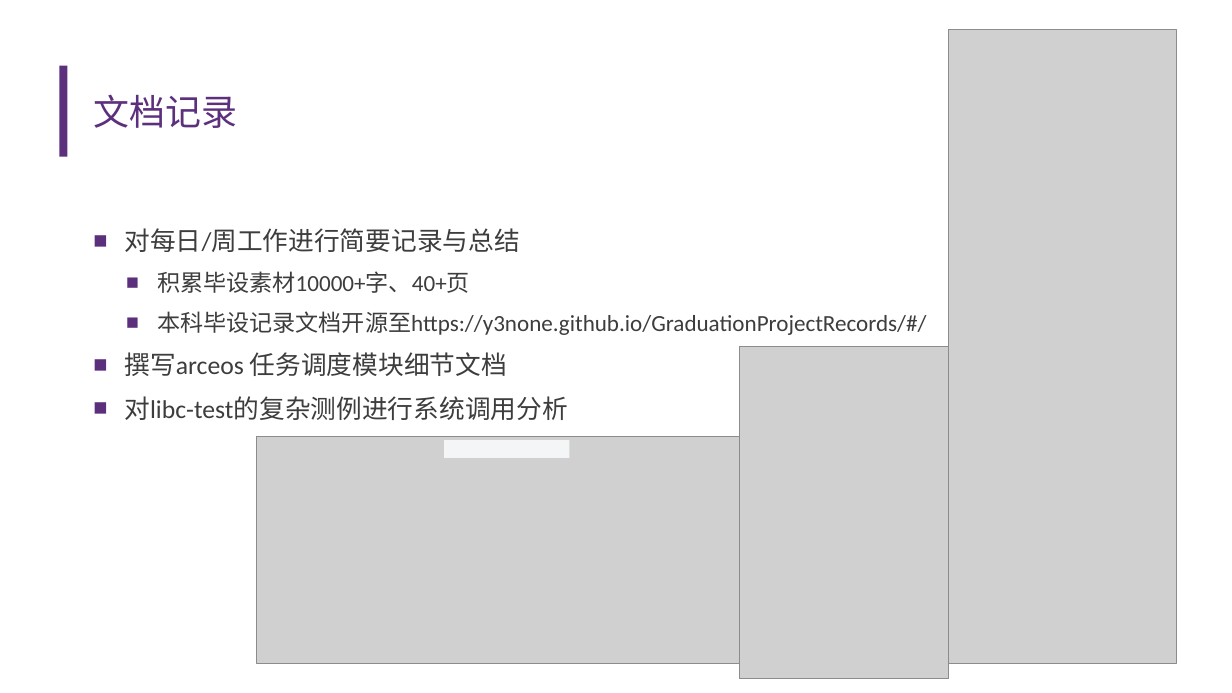
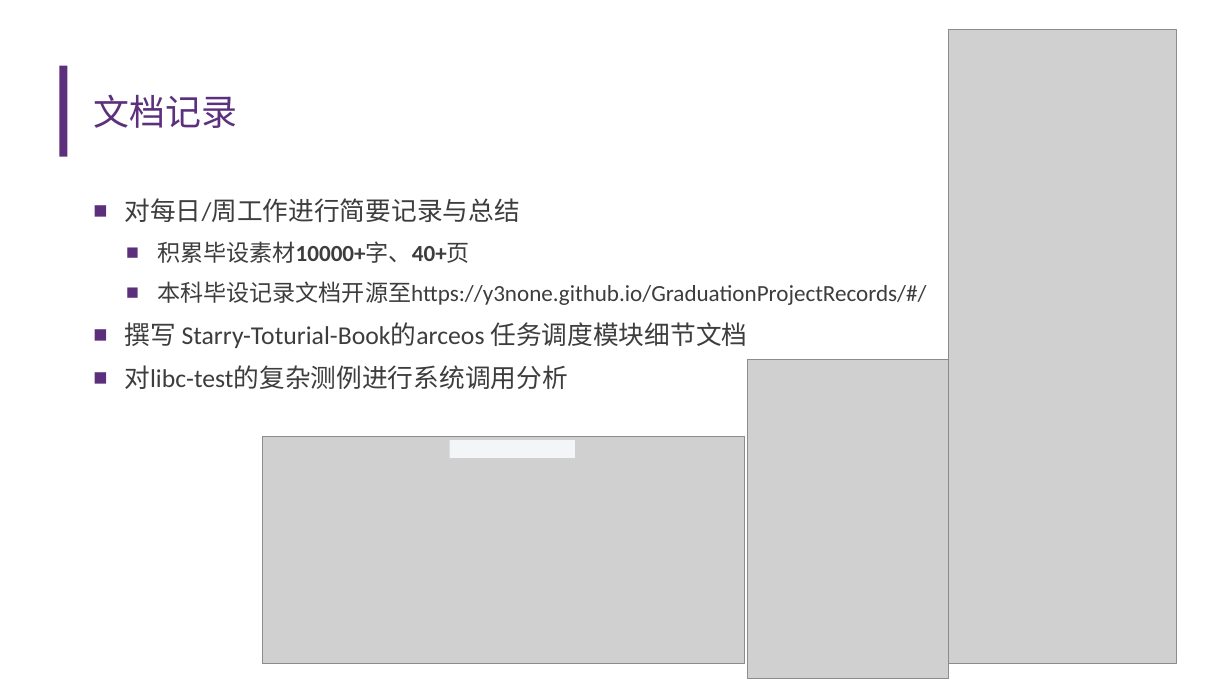
Before and after one commit to y3none/GraduationProjectRecords, a slide deck: slide 10 of docs/汇报ppt/中期汇报-俞颖妍.pptx. Drawn at 1232x693 pixels with LibreOffice and Linux fonts; fonts in the diff are those of the drawing; grey boxes stand for pictures; background and template pictures are left out. Boxes give left, top, right and bottom in pixels: in the first picture for what was removed or moved away, otherwise in the second. Text is boxed around its words. In the diff, an @@ line names an element or a change of style, - is before the commit and + after.

```diff
--- a/docs/汇报ppt/中期汇报-俞颖妍.pptx
+++ b/docs/汇报ppt/中期汇报-俞颖妍.pptx
@@ text "对每日/周工作进行简要记录与总结" moved from (x1=124, y1=228, x2=926, y2=420) to (x1=124, y1=198, x2=926, y2=389) @@
@@ text at (x1=157, y1=241, x2=470, y2=263): bold on in "积累毕设素材10000+字、40+页" @@
@@ text at (x1=124, y1=322, x2=747, y2=348): text changed @@
-■ 撰写arceos 任务调度模块细节文档
+■ 撰写 Starry-Toturial-Book的arceos 任务调度模块细节文档
@@ picture resized from (x1=739, y1=347, x2=949, y2=678) to (x1=748, y1=360, x2=949, y2=679) @@
@@ picture moved from (x1=257, y1=436, x2=739, y2=664) to (x1=262, y1=436, x2=745, y2=664) @@
@@ rectangle moved from (x1=445, y1=440, x2=570, y2=457) to (x1=450, y1=440, x2=576, y2=457) @@
```
Also in this commit, not shown: 2 other slides changed, 2 other files.
